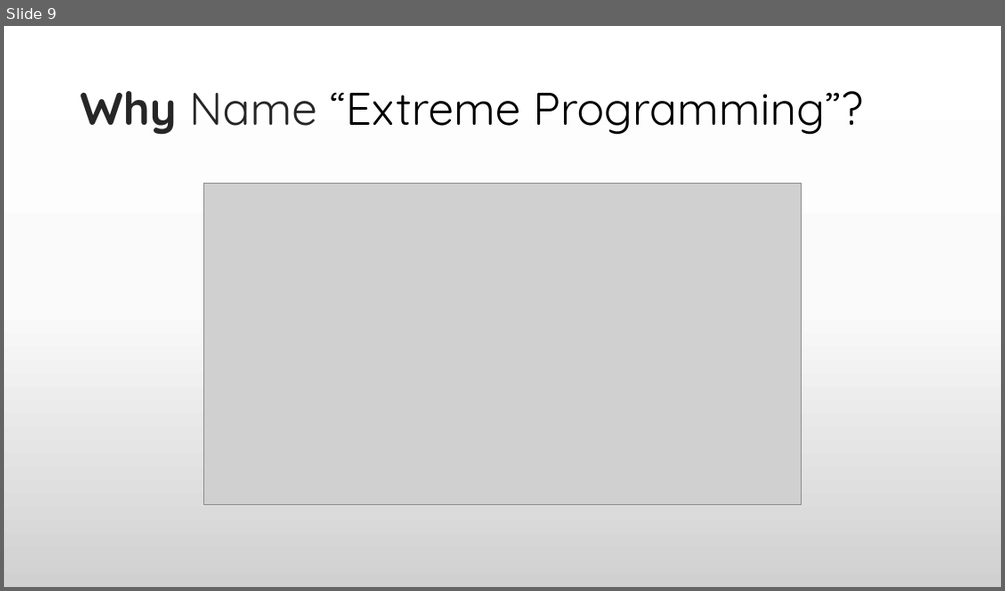
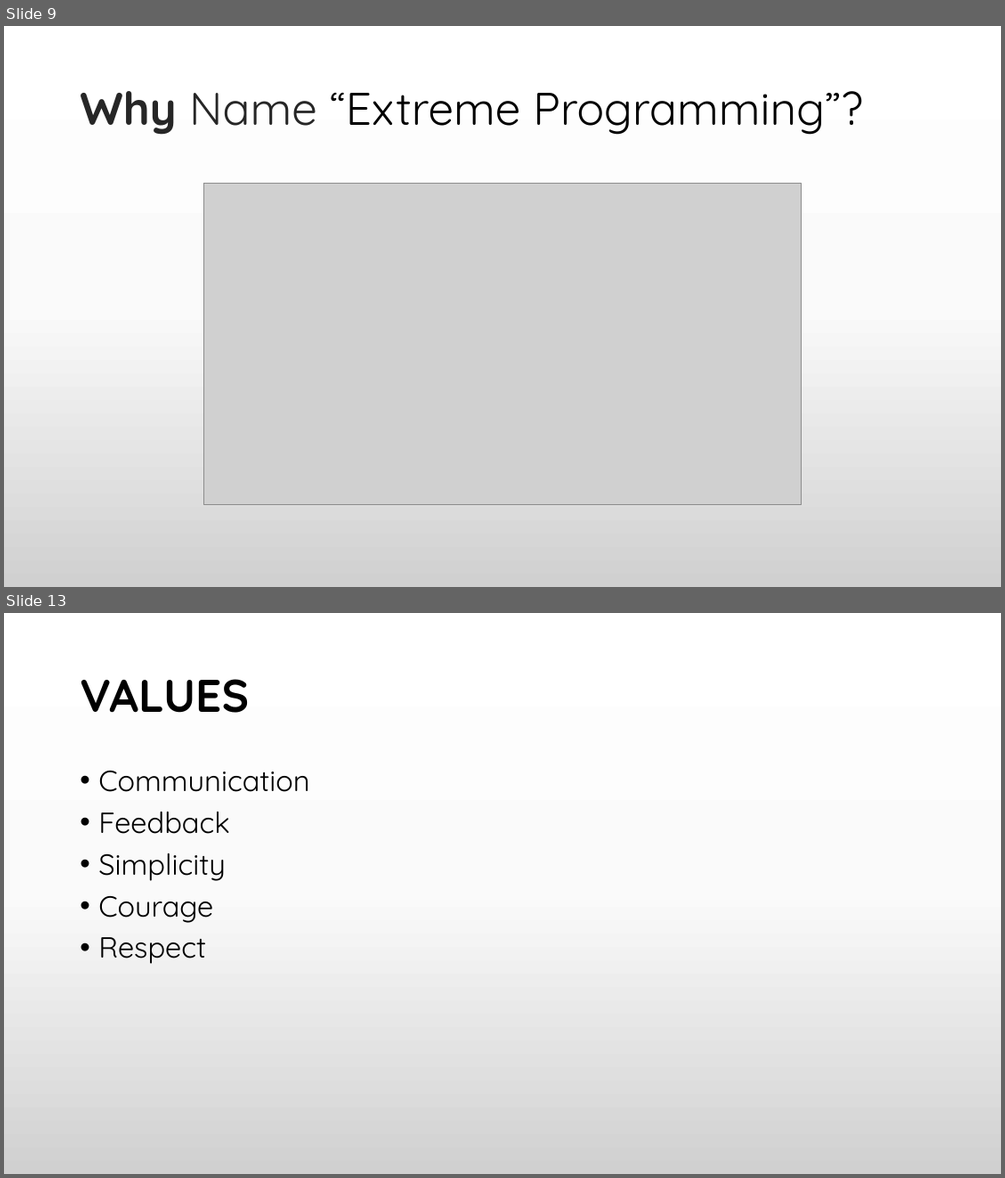
Before and after one commit to praash47/aasn-iii, a slide deck: extreme_programming.pptx. Shown one above the other, each under a label of ours: slide 9 before the commit, slides 9 and 13 after it; the slides between them are not shown. The pictures are 1005x591 and 1005x1178 pixels, drawn with LibreOffice and Linux fonts; fonts in the diff are those of the drawing; grey boxes stand for pictures. Boxes give left, top, right and bottom in pixels: in the first picture for what was removed or moved away, otherwise in the second. Text is boxed around its words. In the diff, an @@ line names an element or a change of style, - is before the commit and + after.

```diff
--- a/extreme_programming.pptx
+++ b/extreme_programming.pptx
@@ slide 13 added at (4,613,1001,1174), background gradient #FFFFFF to #FBFBFB to #D1D1D1 @@
@@ title added at (80,679,249,713), 44 pt, text #000000, bold @@
+VALUES
@@ text added at (98,771,309,964), 28 pt, text #000000 @@
+• Communication
+• Feedback
+• Simplicity
+• Courage
+• Respect
```
Also in this commit, not shown: 4 other slides added.
